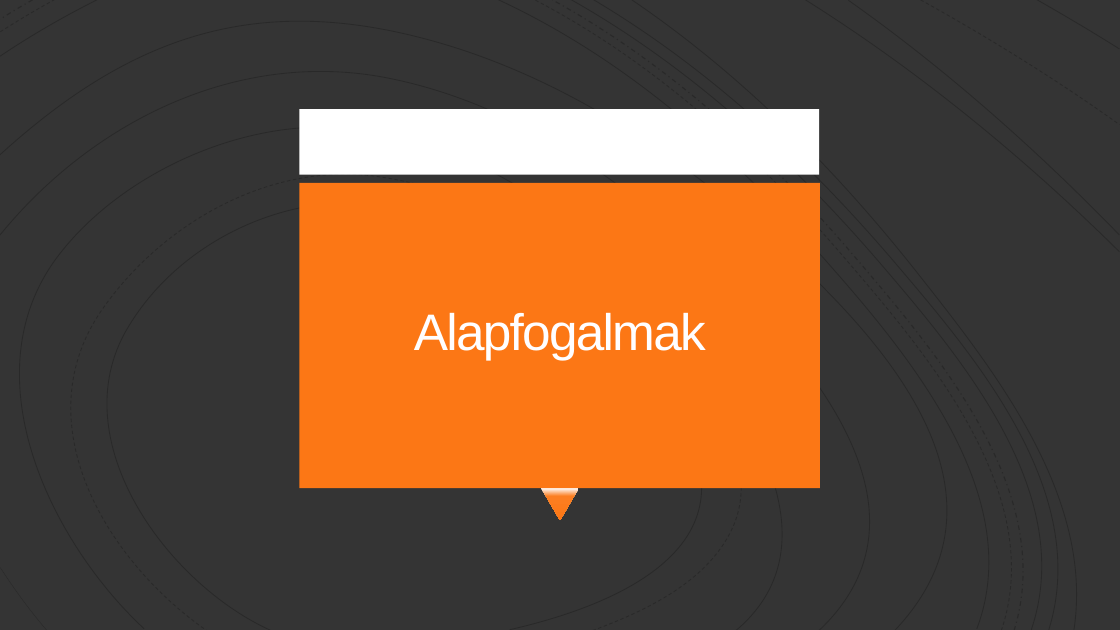
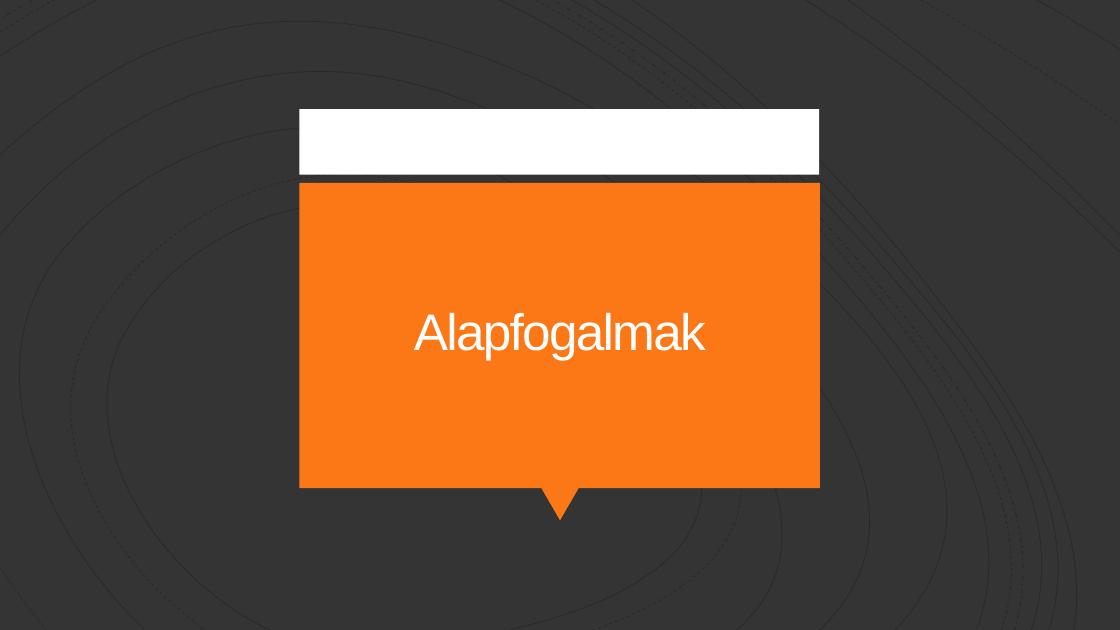
Before and after one commit to Peter-2007/FOPS, a slide deck: slide 3 of FOPS_Git.pptx. Drawn at 1120x630 pixels with LibreOffice and Linux fonts; fonts in the diff are those of the drawing. Boxes give left, top, right and bottom in pixels: in the first picture for what was removed or moved away, otherwise in the second. Text is boxed around its words. In the diff, an @@ line names an element or a change of style, - is before the commit and + after.

```diff
--- a/FOPS_Git.pptx
+++ b/FOPS_Git.pptx
@@ triangle at (541, 488, 579, 520): fill gradient #FFFFFF to #FC7E21 to #FC7715 to #FC7715 @@
```
Also in this commit, not shown: 2 other slides changed.
